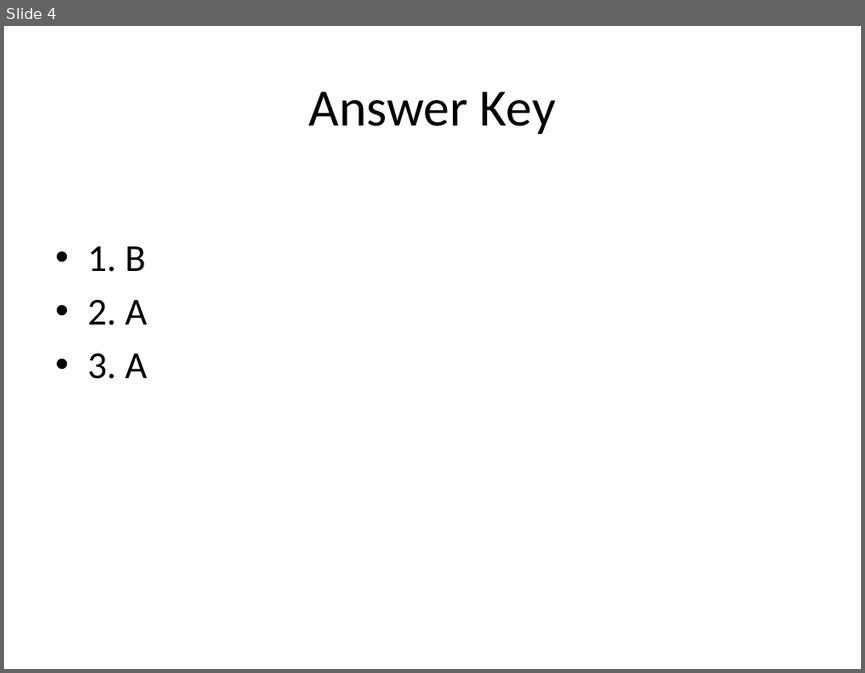
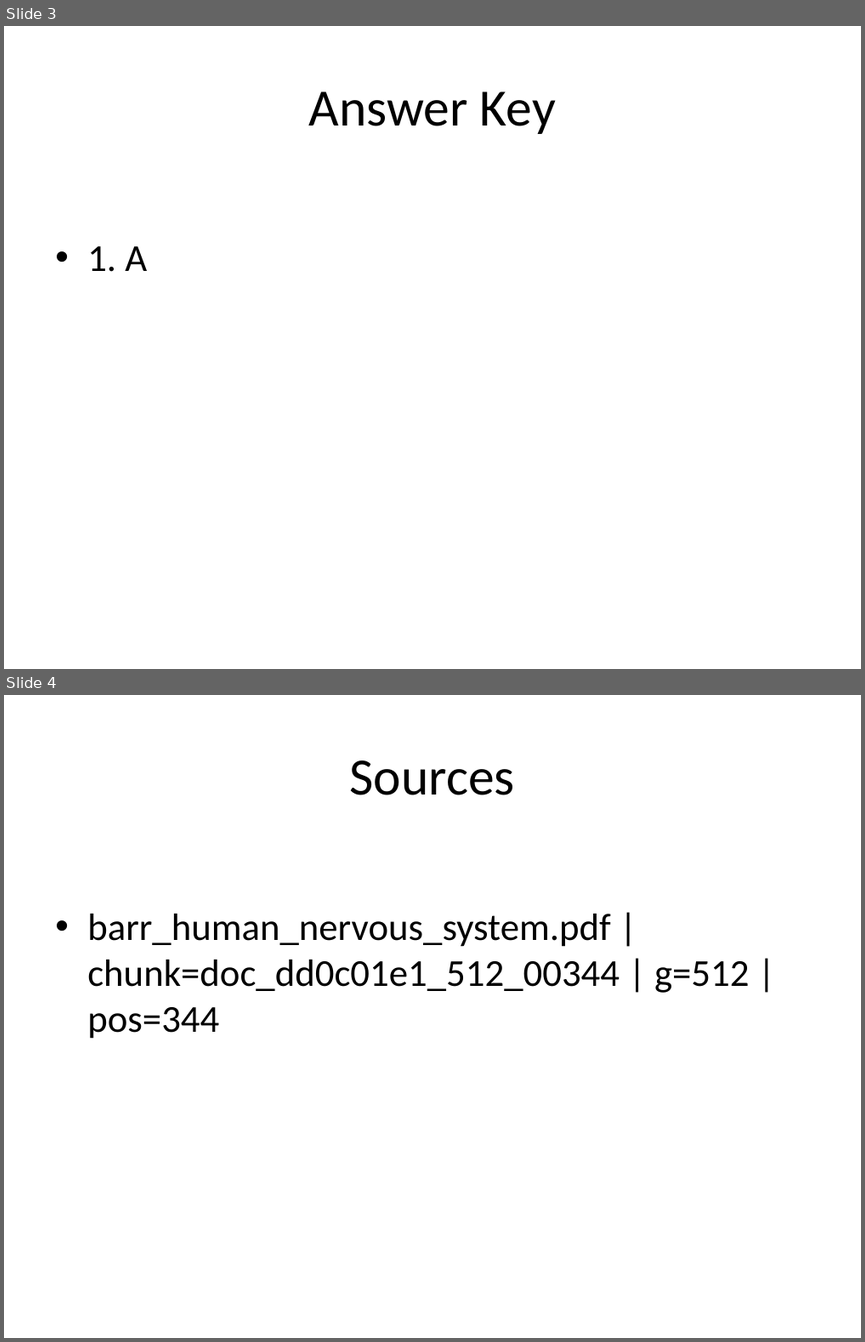
Before and after one commit to possibly-nrs-14/rag-sme, a slide deck: exports/quiz.pptx. Shown one above the other, each under a label of ours: slide 4 before the commit, slides 3 and 4 after it. The pictures are 865x673 and 865x1342 pixels, drawn with LibreOffice and Linux fonts; fonts in the diff are those of the drawing. Boxes give left, top, right and bottom in pixels: in the first picture for what was removed or moved away, otherwise in the second. Text is boxed around its words. In the diff, an @@ line names an element or a change of style, - is before the commit and + after.

```diff
--- a/exports/quiz.pptx
+++ b/exports/quiz.pptx
@@ slide 4 added at <box>4,695,861,1338</box>, background #FFFFFF @@
@@ title added at <box>350,760,515,795</box>, 44 pt, text #000000 @@
+Sources
@@ text added at <box>87,913,749,1038</box>, 32 pt, text #000000 @@
+• barr_human_nervous_system.pdf | chunk=doc_dd0c01e1_512_00344 | g=512 | pos=344
@@ what was slide 4 is now slide 3 @@
@@ slide 3 changed as well @@
@@ text at <box>87,246,147,272</box>: text changed @@
-• 1. B
-• 2. A
-• 3. A
+• 1. A
```
Also in this commit, not shown: 1 other slide changed, 1 other slide added, 2 slides removed, 8 other files.
